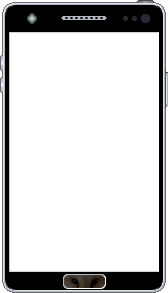
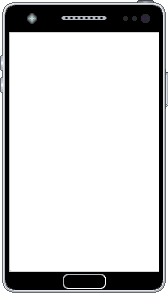
Revision of a layered 168 × 293 image; what changed, layer by layer:
hid "Layer #3", painted on it over [64, 274, 106, 289]
